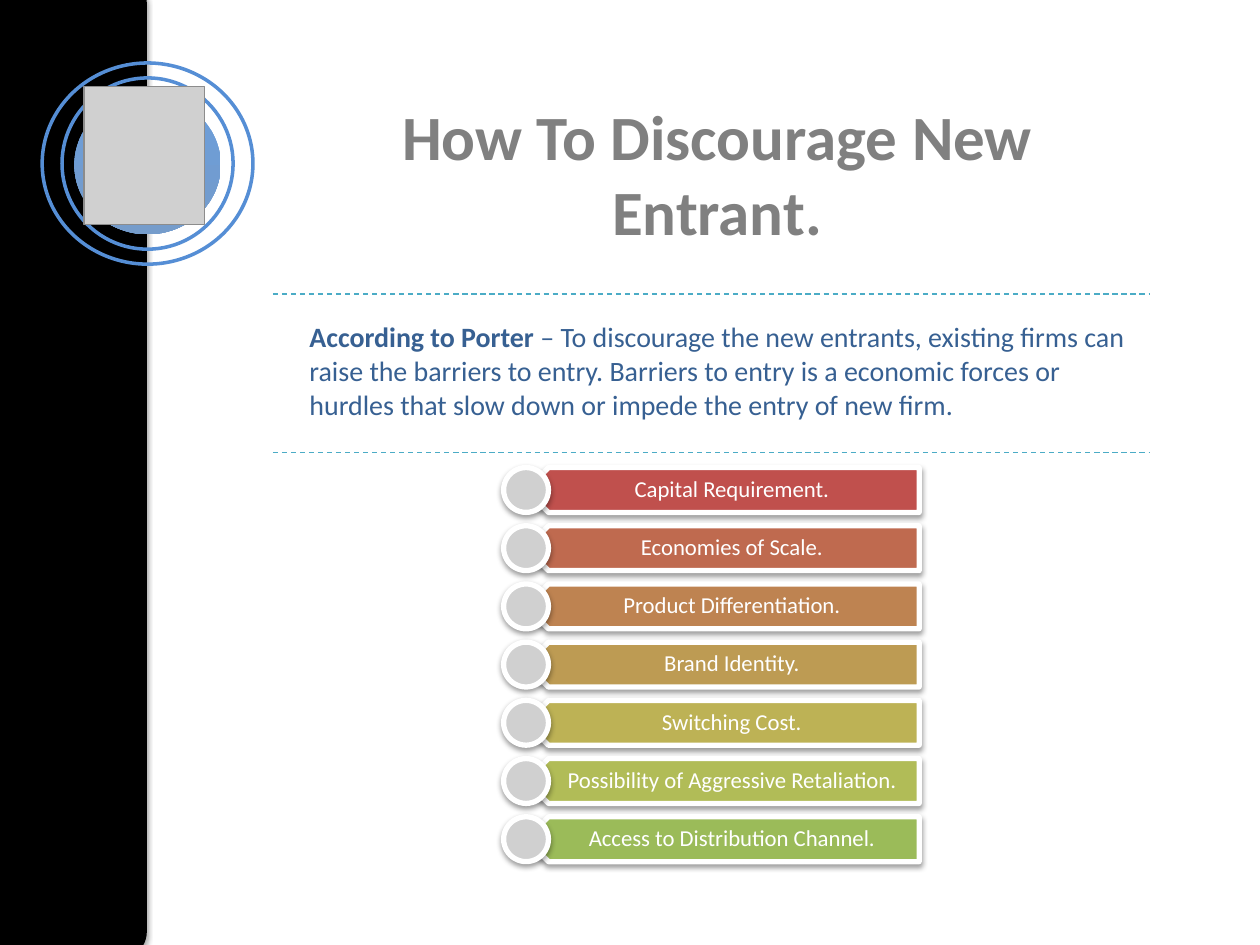
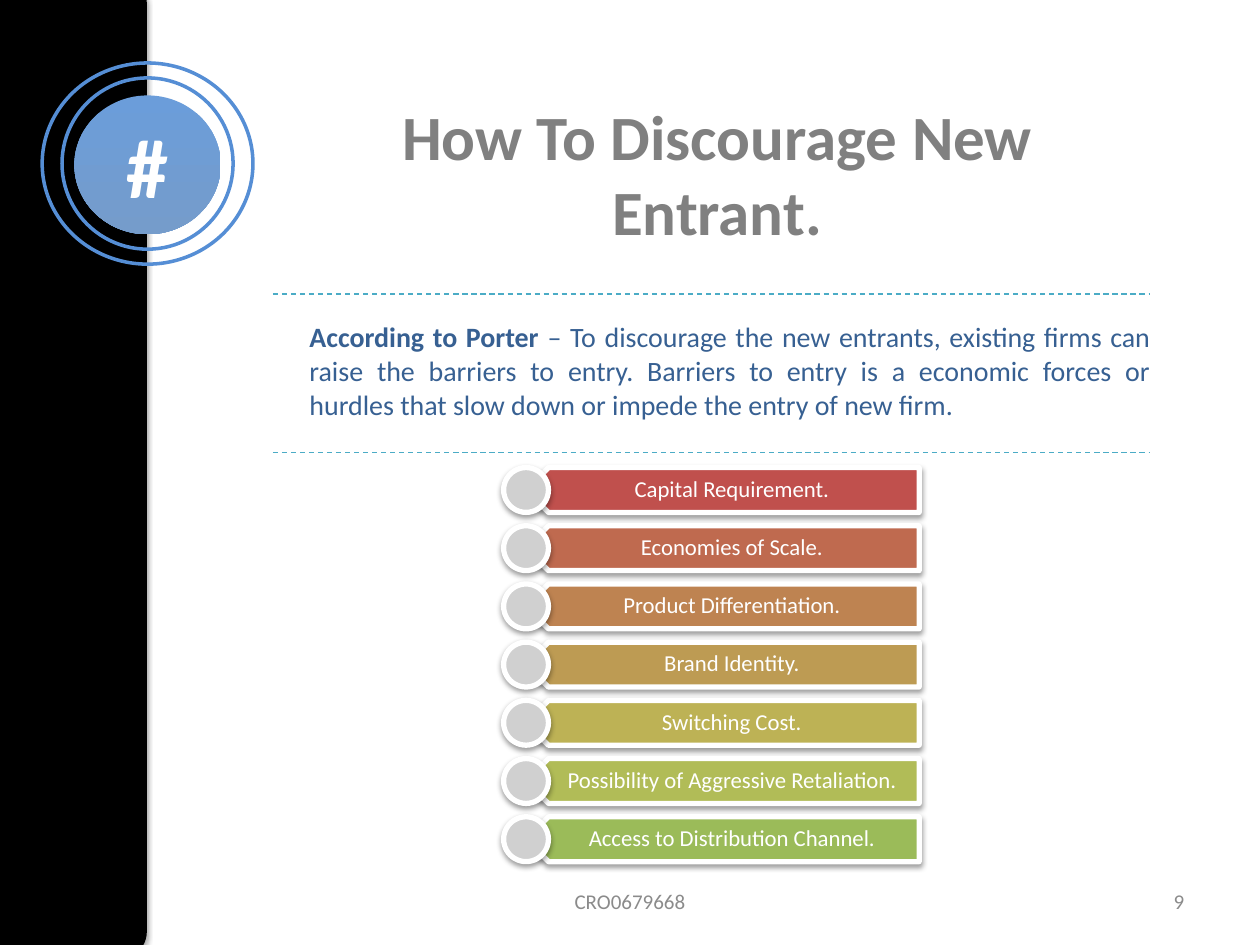
Before and after one commit to Akshaywebdev888/presentation, a slide deck: slide 9 of Five Forces of Competitive Ananlysis.pptx (slide 7 before the commit). Drawn at 1260x945 pixels with LibreOffice and Linux fonts; fonts in the diff are those of the drawing; grey boxes stand for pictures. Boxes give left, top, right and bottom in pixels: in the first picture for what was removed or moved away, otherwise in the second. Text is boxed around its words. In the diff, an @@ line names an element or a change of style, - is before the commit and + after.

```diff
--- a/Five Forces of Competitive Ananlysis.pptx
+++ b/Five Forces of Competitive Ananlysis.pptx
@@ picture removed at box(84, 87, 205, 226) @@
@@ text in ellipse at box(74, 96, 220, 234): text added @@
+#
@@ text "According to Porter – To ..." at box(309, 327, 1150, 420): alignment left to justified @@
@@ text added at box(575, 895, 686, 909), 12 pt, text #8C8C8C @@
+CRO0679668
@@ page number added at box(1174, 895, 1185, 909), 12 pt, text #8C8C8C @@
+9
```
Also in this commit, not shown: 9 other slides changed, 9 slides added, 13 other files.
